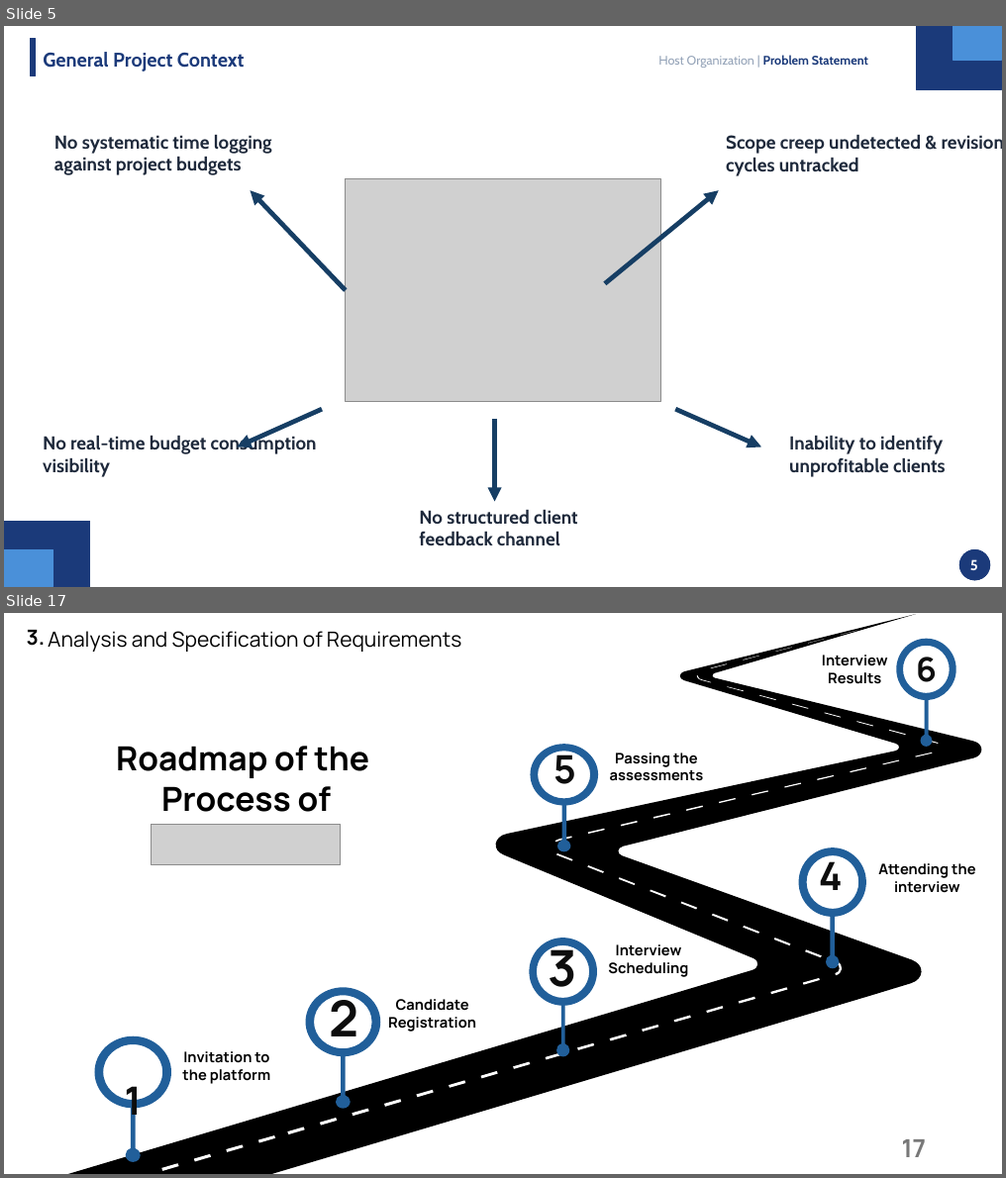
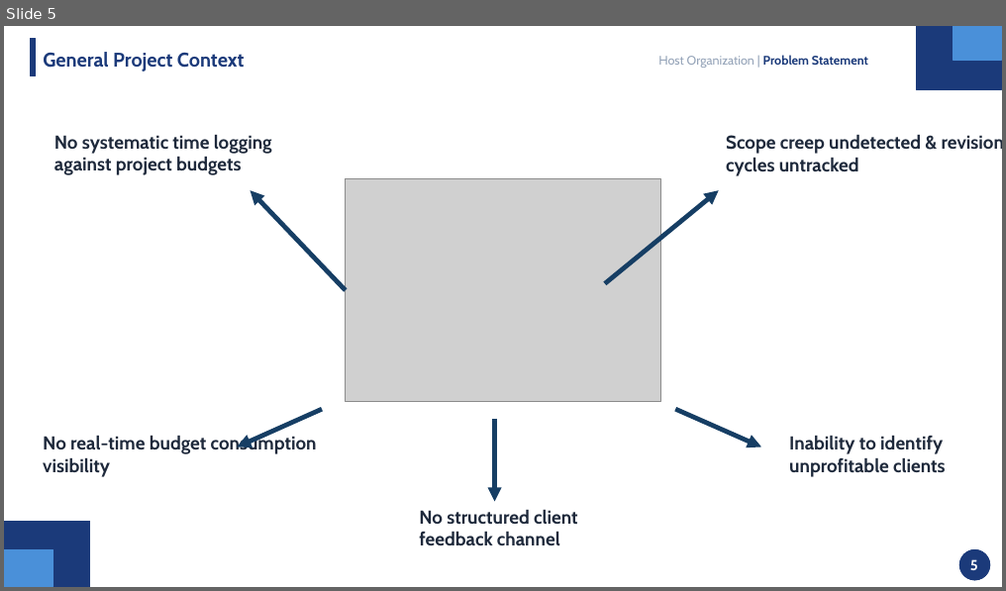
Before and after one commit to mahdi000666/DesignFlow, a slide deck: docs/Presentation.pptx. Shown one above the other, each under a label of ours: slides 5 and 17 before the commit, slide 5 after it; the slides between them are not shown. The pictures are 1006x1178 and 1006x591 pixels, drawn with LibreOffice and Linux fonts; fonts in the diff are those of the drawing; grey boxes stand for pictures. Boxes give left, top, right and bottom in pixels: in the first picture for what was removed or moved away, otherwise in the second. Text is boxed around its words. In the diff, an @@ line names an element or a change of style, - is before the commit and + after.

```diff
--- a/docs/Presentation.pptx
+++ b/docs/Presentation.pptx
@@ slide 17 removed at bbox=[4, 613, 1002, 1174], background #FFFFFF @@
@@ text removed at bbox=[27, 630, 46, 646] @@
-3.
@@ text removed at bbox=[48, 631, 461, 652] @@
-Analysis and Specification of Requirements
@@ group removed at bbox=[68, 615, 985, 1174]: 58 freeform shapes @@
@@ freeform shape removed at bbox=[896, 639, 956, 747] @@
@@ text removed at bbox=[822, 655, 888, 684] @@
-Interview Results
@@ text removed at bbox=[916, 657, 937, 691] @@
-6
@@ text removed at bbox=[116, 746, 369, 812] @@
-Roadmap of the
-Process of
@@ freeform shape removed at bbox=[531, 744, 598, 852] @@
@@ text removed at bbox=[553, 748, 576, 784] @@
-5
@@ text removed at bbox=[610, 753, 704, 781] @@
-Passing the assessments
@@ picture removed at bbox=[151, 824, 341, 865] @@
@@ freeform shape removed at bbox=[799, 848, 866, 969] @@
@@ text removed at bbox=[819, 855, 843, 890] @@
-4
@@ text removed at bbox=[878, 863, 975, 893] @@
-Attending the interview
@@ freeform shape removed at bbox=[530, 938, 598, 1057] @@
@@ text removed at bbox=[548, 939, 576, 999] @@
-3
@@ text removed at bbox=[608, 945, 688, 977] @@
-Interview Scheduling
@@ freeform shape removed at bbox=[306, 987, 380, 1109] @@
@@ text removed at bbox=[330, 990, 359, 1051] @@
-2
@@ text removed at bbox=[388, 999, 476, 1032] @@
-Candidate Registration
@@ freeform shape removed at bbox=[94, 1037, 171, 1162] @@
-1
@@ text removed at bbox=[182, 1052, 271, 1084] @@
-Invitation to the platform
@@ page number removed at bbox=[902, 1140, 926, 1157] @@
-17
```
Also in this commit, not shown: 6 slides changed, 11 slides added, 39 other slides removed.
